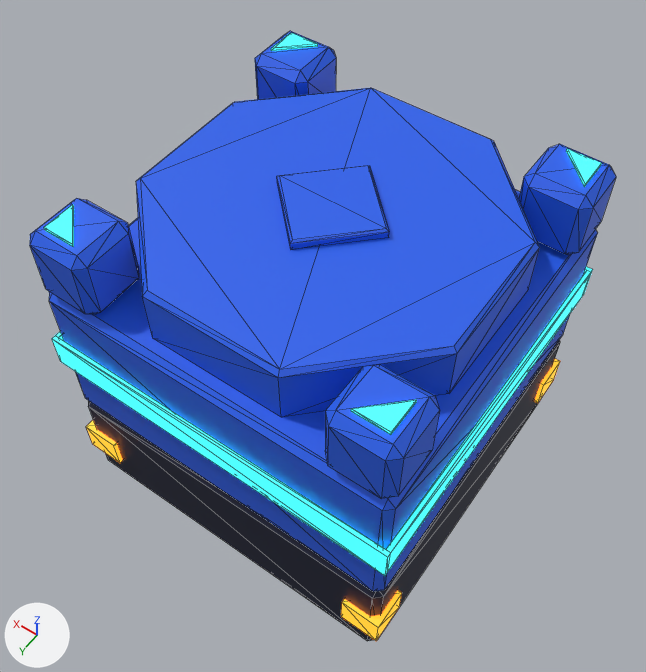
The glTF model public/models/platform_tile_v2_concept.glb as it was, and as the next commit left it.
Rendered twice from a camera (50 mm lens) standing at (-0.872, 1.255, 1.933) and looking at (0.009, 0.022, -0.006). The lights are fixed; the arrows at lower left show +X, +Y and +Z. The first picture is the older version. Mesh edges are drawn as thin lines. Where no turn or scale is listed for an object, it has been applied to the vertices. Vertices at exactly the same position are counted once.

Names of what the first picture shows: 'Tile_Blue', 'Tile_Cyan', 'Tile_Navy', 'Tile_Orange'.
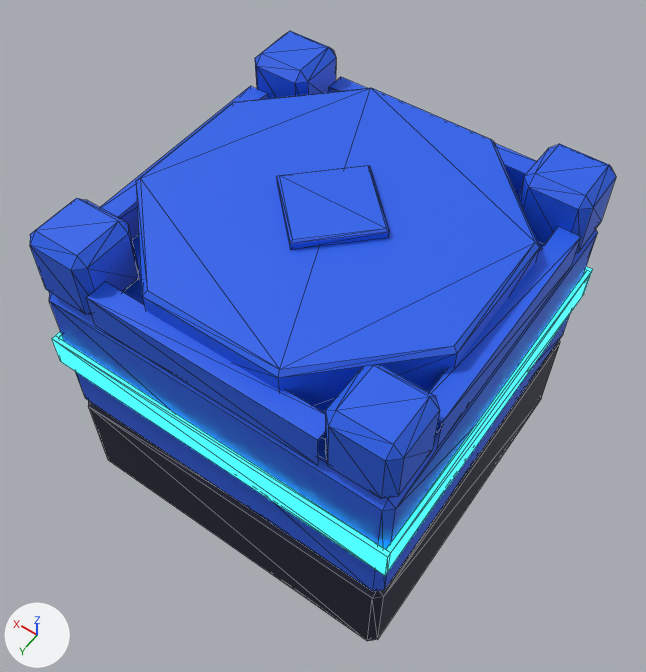
Pixel boxes (x1, y1, x2, y2) of what changed, in the pictures (646 x 672 px):
'Tile_Cyan', reshaped
    before: (44, 33, 602, 575)
    after: (52, 267, 593, 575)
'Tile_Orange', deleted
    before: (86, 359, 560, 641)
part 1 of me_tile_blue_mesh, added
    after: (87, 77, 581, 465)
part 2 of me_tile_cyan_mesh, deleted (cyan)
    before: (44, 205, 74, 246)
part 3 of me_tile_cyan_mesh, deleted (cyan)
    before: (567, 149, 602, 187)
part 4 of me_tile_cyan_mesh, deleted (cyan)
    before: (351, 400, 417, 434)
part 5 of me_tile_cyan_mesh, deleted (cyan)
    before: (271, 33, 318, 51)

The change, as a diff of the scene's bpy script:
```diff
--- a/public/models/platform_tile_v2_concept.glb.py
+++ b/public/models/platform_tile_v2_concept.glb.py
@@ me_tile_blue_mesh @@
 # used by ob_tile_blue; location = (0.0, 0.0, 0.0)
-me_tile_blue_mesh.from_pydata(...)  # 156 vertices, 284 faces; spans x -0.5..0.5, y -0.5..0.5, z -0.16..0.5
+me_tile_blue_mesh.from_pydata(...)  # 188 vertices, 308 faces; spans x -0.5..0.5, y -0.5..0.5, z -0.16..0.5
+# me_tile_blue_mesh part 1
+# 16 vertices are added at x -0.5..0.5, y -0.5..0.5, z 0.3
+# 16 new vertices lie (0.0, 0.0, 0.1) away from vertices in x -0.5..0.5, y -0.5..0.5, z 0.3
+# 24 new faces join them
 me_tile_blue_mesh.materials.append(mat_tile_blue)
@@ me_tile_cyan_mesh @@
 # used by ob_tile_cyan; location = (0.0, 0.0, 0.0)
-me_tile_cyan_mesh.from_pydata(...)  # 56 vertices, 80 faces; spans x -0.512..0.512, y -0.512..0.512, z 0.02..0.508
+me_tile_cyan_mesh.from_pydata(...)  # 32 vertices, 48 faces; spans x -0.512..0.512, y -0.512..0.512, z 0.02..0.12
+# me_tile_cyan_mesh part 2: the loose piece of 6 vertices spanning x 0.37..0.46, y 0.37..0.46, z 0.5..0.508 is deleted
+# me_tile_cyan_mesh part 3: the loose piece of 6 vertices spanning x -0.46..-0.37, y -0.46..-0.37, z 0.5..0.508 is deleted
+# me_tile_cyan_mesh part 4: the loose piece of 6 vertices spanning x -0.46..-0.37, y 0.37..0.46, z 0.5..0.508 is deleted
+# me_tile_cyan_mesh part 5: the loose piece of 6 vertices spanning x 0.37..0.46, y -0.46..-0.37, z 0.5..0.508 is deleted
 me_tile_cyan_mesh.materials.append(mat_tile_cyan)
@@ ob_tile_orange @@
-ob_tile_orange = bpy.data.objects.new('Tile_Orange', me_tile_orange_mesh)
-ob_tile_orange.location = (0.0, 0.0, 0.0)
```
